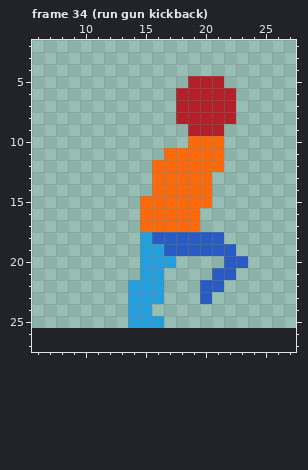
A pixel-art file gets an edit: open-the-portal/characters/KALA/Player Animations.aseprite. Above is the file before it was changed.
32x24 pixels, 39 frames. Colours within 5 levels of each other are drawn and written as one. Shown: frame 34 (run gun kickback): x 6..27, y 2..27. The old version is drawn lined up with the new one, on the new canvas. The commit also changed other frames, which this record leaves out.
The same view after the edit:
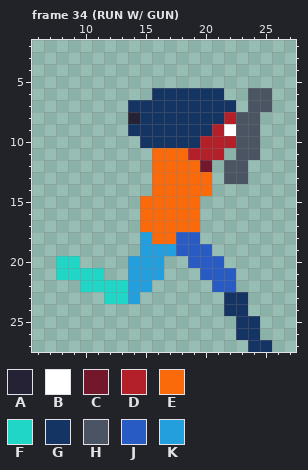
Palette (. is transparent): A #242234  B #ffffff  C #73172d  D #b4202a  E #fa6a0a  F #20d6c7  G #143464  H #4a5462  J #285cc4  K #249fde
From the commit log: Add dropkick mechanic for player and assassin
Diff:
canvas 32x24 -> 56x28, the old top-left corner now at 0,2
Frame 34 (RUN W/ GUN):
The edit adds colour A in row 8 at x 14.
The edit adds colour B in row 9 at x 22.
Colour E gives way to colour C in row 12 at x 20.
The edit adds colour D in row 10 at x 22.
Colour E gives way to colour D in row 10 at x 20 to 21; in row 11 at x 19 to 21.
The edit adds colour E in row 11 at x 16.
Colour J gives way to colour E in row 18 at x 16 to 17.
The edit adds colour F in row 20 at x 8 to 9; in row 21 at x 8 to 11; in row 22 at x 10 to 13; in row 23 at x 12 to 13.
The edit adds colour G in row 6 at x 16 to 17; in row 7 at x 14 to 17; in row 8 at x 15 to 17; in row 9 at x 14 to 18; in row 10 at x 15 to 18; in rows 23 to 24 at x 22 to 23.
The edit adds colour G in rows 25 to 26 at x 23 to 24; in row 27 at x 24 to 25.
Colour D gives way to colour G in row 6 at x 18 to 21; in row 7 at x 18 to 22; in row 8 at x 18 to 21; in row 9 at x 19 to 20.
Colour E gives way to colour G in row 10 at x 19.
The edit adds colour H in rows 6 to 7 at x 24 to 25; in rows 8 to 11 at x 23 to 24; in rows 12 to 13 at x 22 to 23.
The edit adds colour J in row 20 at x 19 to 21; in row 21 at x 20; in row 22 at x 22.
The edit adds colour K in rows 20 to 21 at x 14.
Colour J gives way to colour K in row 19 at x 17.
The author cleared colour D in row 5 at x 19 to 21; in row 6 at x 22.
The author cleared colour E in row 12 at x 21; in row 15 at x 20.
The author cleared colour J in row 18 at x 20 to 21; in row 19 at x 21 to 22; in row 20 at x 22 to 23; in rows 22 to 23 at x 20.
The author cleared colour K in row 20 at x 17; in row 22 at x 16; in row 23 at x 15 to 16; in row 24 at x 14 to 15; in row 25 at x 14 to 16.
Where, in picture pixels (left, top, right, bottom), the same in both pictures:
changed: (56, 76, 272, 352)
